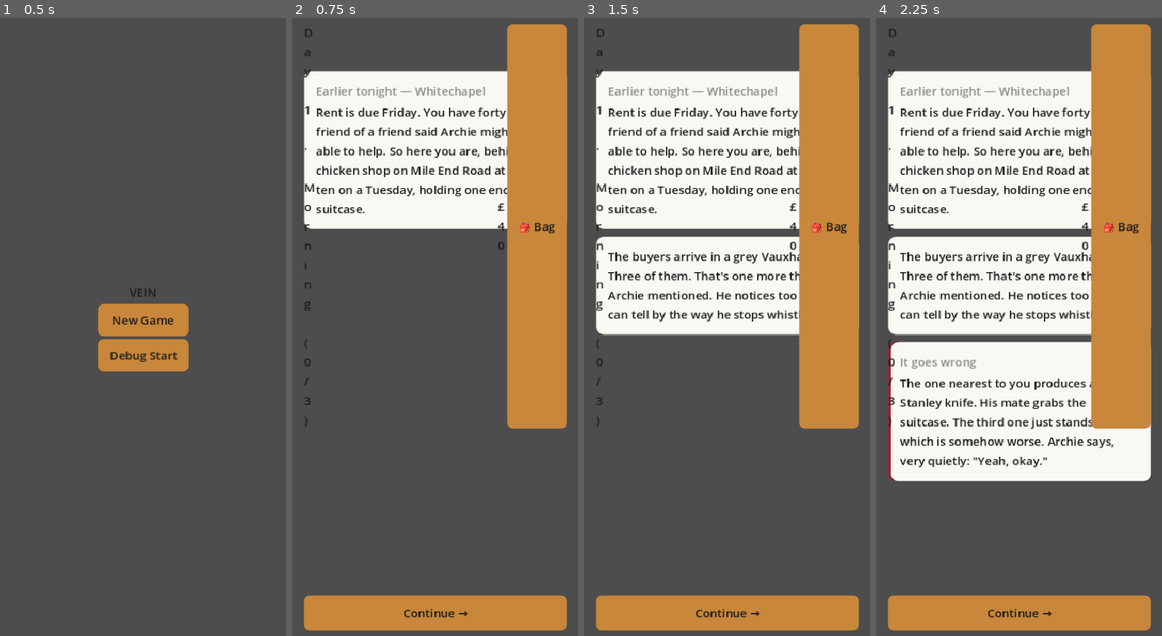
Above: before the commit, frames 1-4 (left to right).
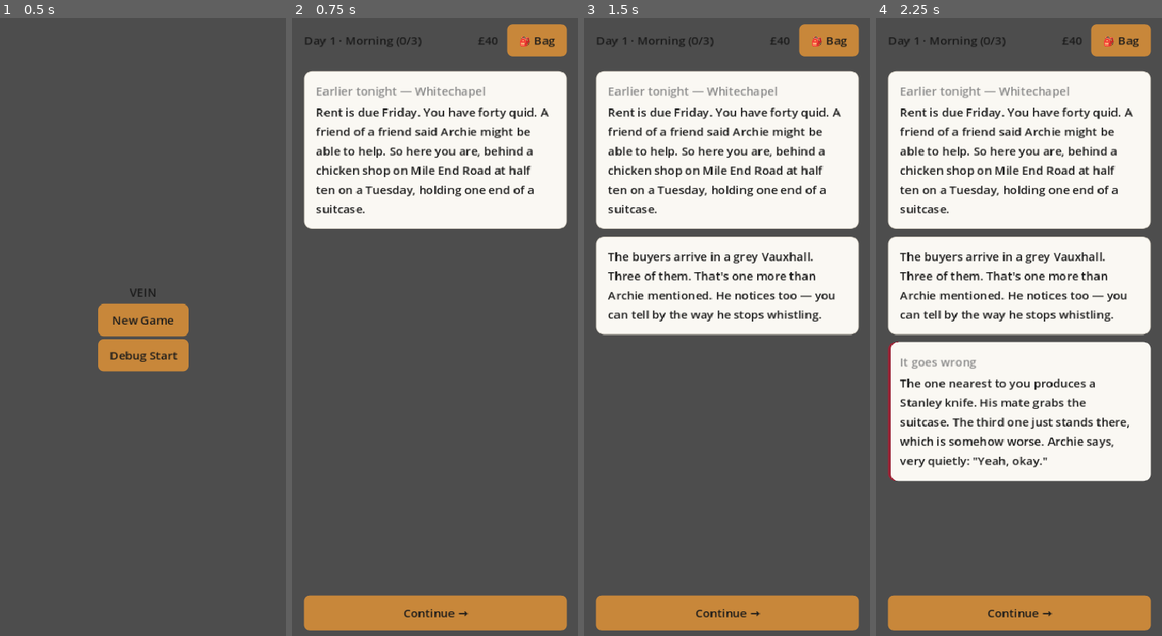
Above: after the commit, the same moments.

Repository: rdefm/veins-of-london
Game: Godot game, scene res://scenes/Main.tscn
The game is run twice, just before and just after one commit, with the same random seed, the same clock (stepped at 60 frames per second) and the same inputs.
Inputs:
- Up to frame 1 (0.5 s): no input
- Up to frame 2 (0.75 s): click "New Game" at 0.5 s
- Up to frame 3 (1.5 s): click "Continue →" at 1.25 s
- Up to frame 4 (2.25 s): click "Continue →" at 2 s

Frame 1 is identical in both runs. In frame 2, 13% of the frame differs, in the area x 4-97%, y 1-67%; in frame 3, 13%; in frame 4, 13%.

Commit message:
M1-LONDON-T03: actually fix TopBar label wrap (autowrap, not size_flags)
The previous commit's size_flags_horizontal fix on `row` didn't touch the
real cause: UI.label() defaults to word-autowrap, and a Label's *minimum*
width under autowrap is its longest unbreakable fragment, not its full
text. Inside an HBoxContainer (which sizes non-EXPAND children to their
minimum), that collapsed the day/cash labels to a couple of characters
wide and wrapped the rest of "Day 1 · Morning (0/3)" one letter per line
down the screen — confirmed still broken in human QA after the prior fix.
Turning autowrap off on these two (they're compact single-line status
text, not paragraphs) fixes it at the source.

Co-Authored-By: Claude Sonnet 5 <noreply@anthropic.com>

Diff:
--- a/scenes/components/top_bar.gd
+++ b/scenes/components/top_bar.gd
@@ -25,14 +25,20 @@
 	add_child(margin)
 
 	var row := UI.hbox(12)
-	# MarginContainer sizes an unconstrained child to its minimum size, not
-	# to the available width (see UI.screen_body()'s matching comment) — the
-	# day/cash labels would collapse to near-0 width and wrap one character
-	# per line without this.
 	row.size_flags_horizontal = Control.SIZE_EXPAND_FILL
 	margin.add_child(row)
 
+	# UI.label() defaults to word-wrap (AUTOWRAP_WORD_SMART), which is right
+	# for body copy but wrong here: a Label's *minimum* width under autowrap
+	# is just its longest unbreakable fragment, not its full text — so
+	# inside an HBoxContainer (which gives non-EXPAND children exactly
+	# their minimum size) these two collapsed to a couple of characters
+	# wide and wrapped the rest of "Day 1 · Morning (0/3)" one letter per
+	# line down the screen (seen in human QA on-device). These are compact
+	# single-line status text, not paragraphs — turn wrapping off instead
+	# of fighting the container over minimum size.
 	_day_label = UI.label("")
+	_day_label.autowrap_mode = TextServer.AUTOWRAP_OFF
 	row.add_child(_day_label)
 
 	var spacer := Control.new()
@@ -40,6 +46,7 @@
 	row.add_child(spacer)
 
 	_cash_label = UI.label("")
+	_cash_label.autowrap_mode = TextServer.AUTOWRAP_OFF
 	row.add_child(_cash_label)
 
 	row.add_child(UI.button("🎒 Bag", func(): Bag.open()))
